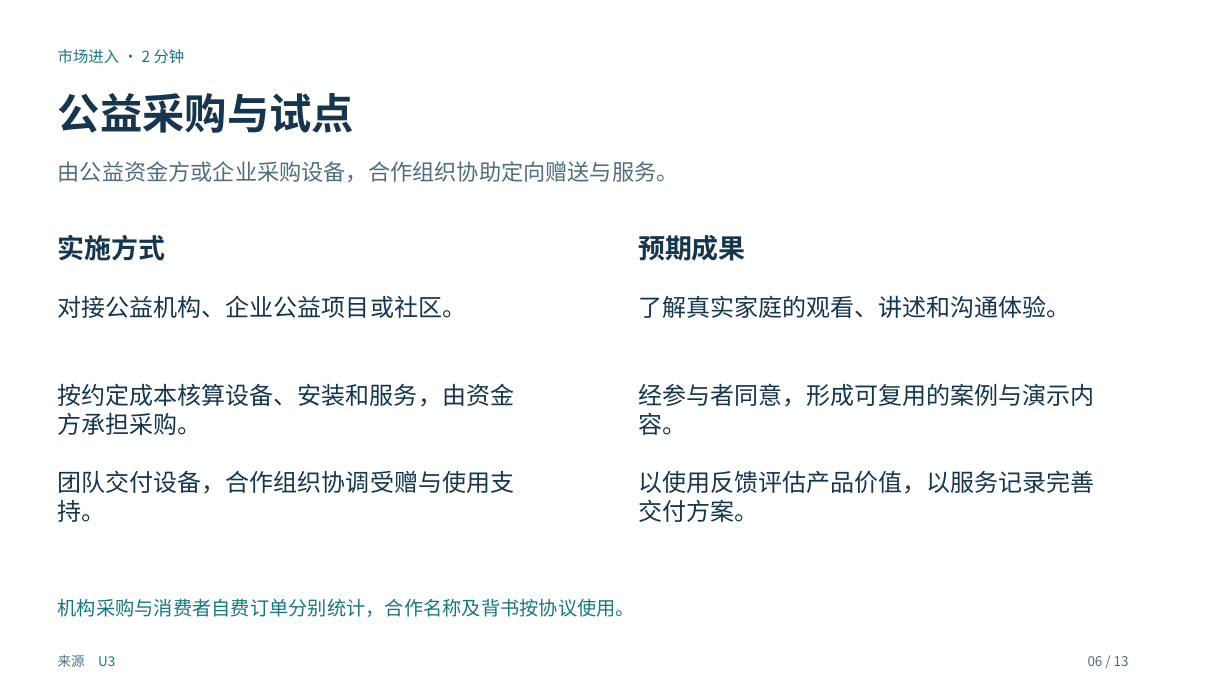
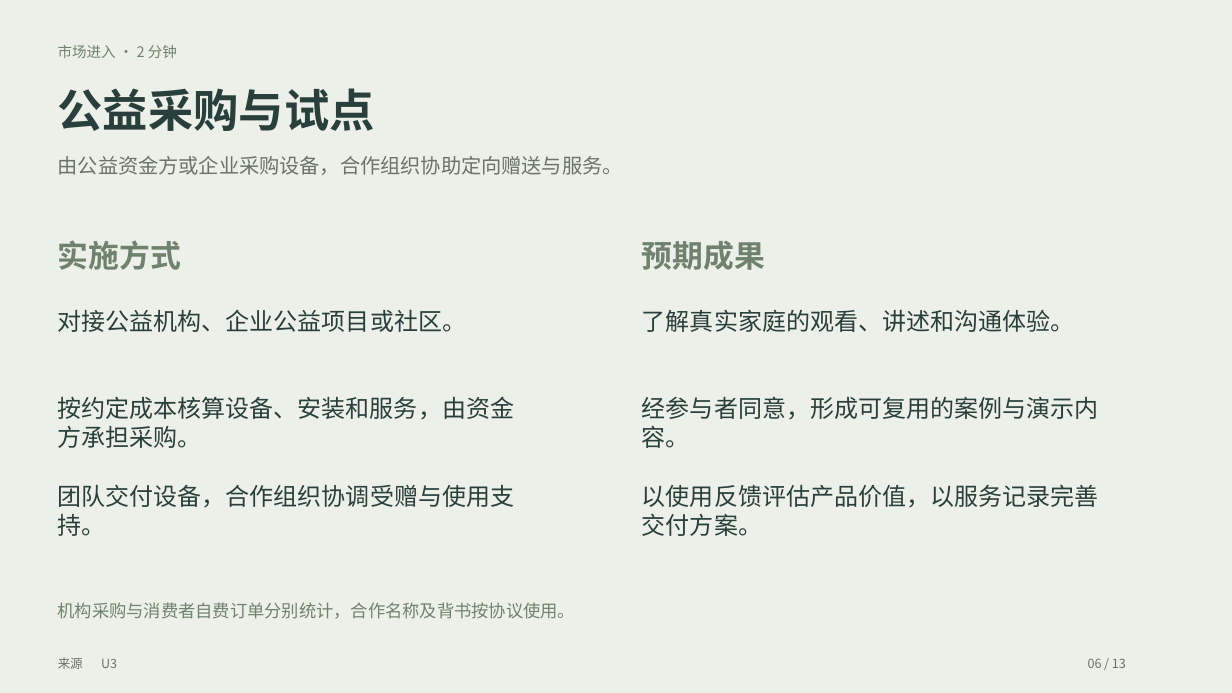
Before and after one commit to maxi-max-dev/maxi-max-dev.github.io, a slide deck: slide 6 of research/insta360-frame-discussion/unseen-insta360-discussion.pptx. Drawn at 1232x693 pixels with LibreOffice and Linux fonts; fonts in the diff are those of the drawing. Boxes give left, top, right and bottom in pixels: in the first picture for what was removed or moved away, otherwise in the second. Text is boxed around its words. In the diff, an @@ line names an element or a change of style, - is before the commit and + after.

```diff
--- a/research/insta360-frame-discussion/unseen-insta360-discussion.pptx
+++ b/research/insta360-frame-discussion/unseen-insta360-discussion.pptx
@@ background #FFFFFF to #EDF0E8 @@
@@ text "市场进入 · 2 分钟" at (58, 45, 177, 58): size 12 to 11.2 pt, text colour #197780 to #6F826D @@
@@ text "公益采购与试点" at (58, 88, 375, 131): size 33 to 35.2 pt, text colour #17364E to #293F3C @@
@@ text "由公益资金方或企业采购设备，合作组织协助定向赠送与服务。" at (58, 156, 623, 175): size 17.2 to 15.8 pt, text colour #536D80 to #69736A @@
@@ text "实施方式" at (58, 240, 181, 270): size 21 to 24 pt, text colour #17364E to #6F826D @@
@@ text "预期成果" at (642, 241, 765, 270): size 21 to 24 pt, text colour #17364E to #6F826D @@
@@ text "对接公益机构、企业公益项目或社区。": place and size @@
-text "对接公益机构、企业公益项目或社区。" at (58, 295, 466, 318)
+text "对接公益机构、企业公益项目或社区。" at (58, 309, 466, 332)
@@ text "了解真实家庭的观看、讲述和沟通体验。": place and size @@
-text "了解真实家庭的观看、讲述和沟通体验。" at (638, 295, 1070, 318)
+text "了解真实家庭的观看、讲述和沟通体验。" at (642, 310, 1074, 332)
@@ text "按约定成本核算设备、安装和服务，由资金": place and size @@
-text "按约定成本核算设备、安装和服务，由资金" at (58, 383, 514, 435)
+text "按约定成本核算设备、安装和服务，由资金" at (58, 397, 514, 448)
@@ text "经参与者同意，形成可复用的案例与演示内": place and size @@
-text "经参与者同意，形成可复用的案例与演示内" at (638, 383, 1094, 435)
+text "经参与者同意，形成可复用的案例与演示内" at (642, 397, 1098, 448)
@@ text colour #17364E to #293F3C in 6 elements at (642, 310, 1074, 332), (58, 309, 466, 332), (642, 397, 1098, 448), (642, 484, 1098, 536), (58, 397, 514, 448), (58, 484, 514, 536) @@
@@ text "团队交付设备，合作组织协调受赠与使用支": place and size @@
-text "团队交付设备，合作组织协调受赠与使用支" at (58, 470, 514, 522)
+text "团队交付设备，合作组织协调受赠与使用支" at (58, 484, 514, 536)
@@ text "以使用反馈评估产品价值，以服务记录完善": place and size @@
-text "以使用反馈评估产品价值，以服务记录完善" at (638, 470, 1094, 522)
+text "以使用反馈评估产品价值，以服务记录完善" at (642, 484, 1098, 536)
@@ text "机构采购与消费者自费订单分别统计，合作名称及背书按协议使用。" at (58, 602, 575, 619): size 15 to 13.5 pt, text colour #197780 to #6F826D @@
@@ text "来源" at (58, 657, 83, 669): size 10.5 to 9.8 pt, text colour #536D80 to #69736A @@
@@ text "U3" at (101, 659, 117, 668): size 10.5 to 9.8 pt, text colour #197780 to #69736A @@
@@ text "06 / 13" at (1088, 658, 1126, 668): size 10.5 to 9.8 pt, text colour #536D80 to #69736A @@
```
Also in this commit, not shown: 12 other slides changed, 10 other files.
